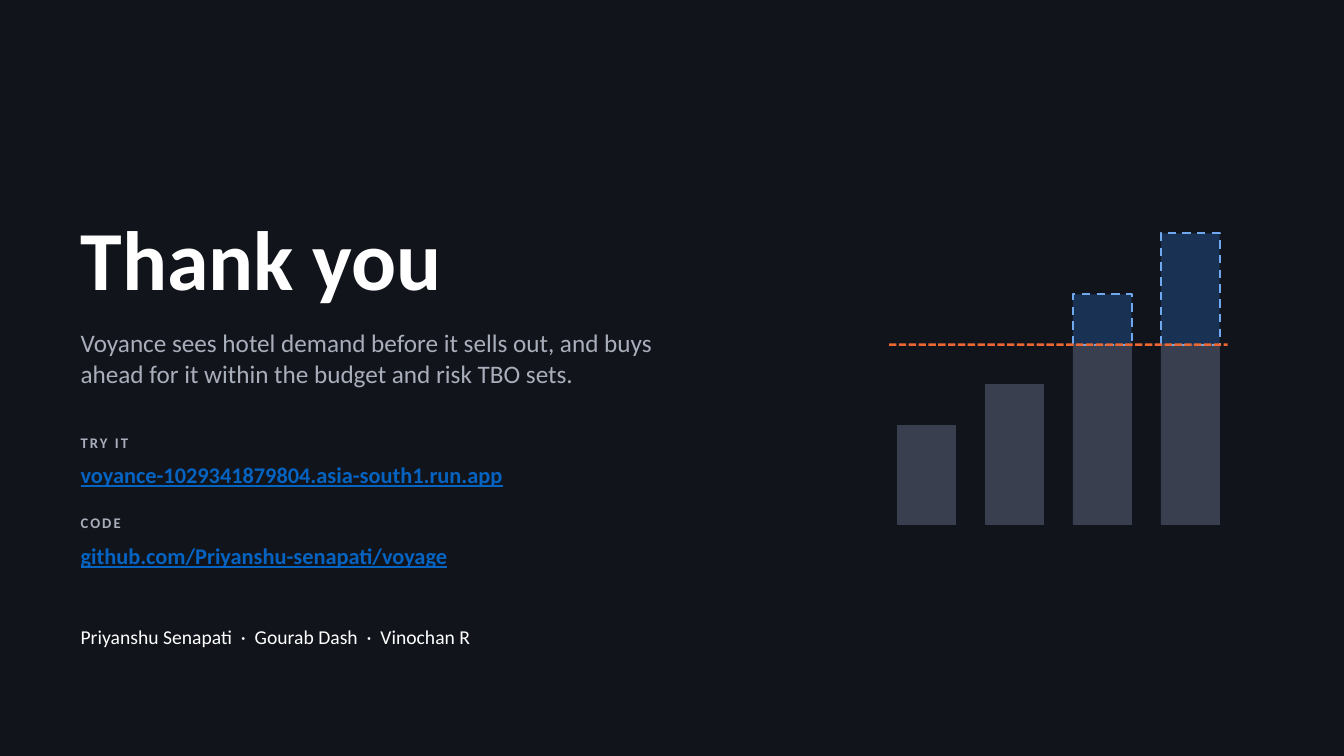
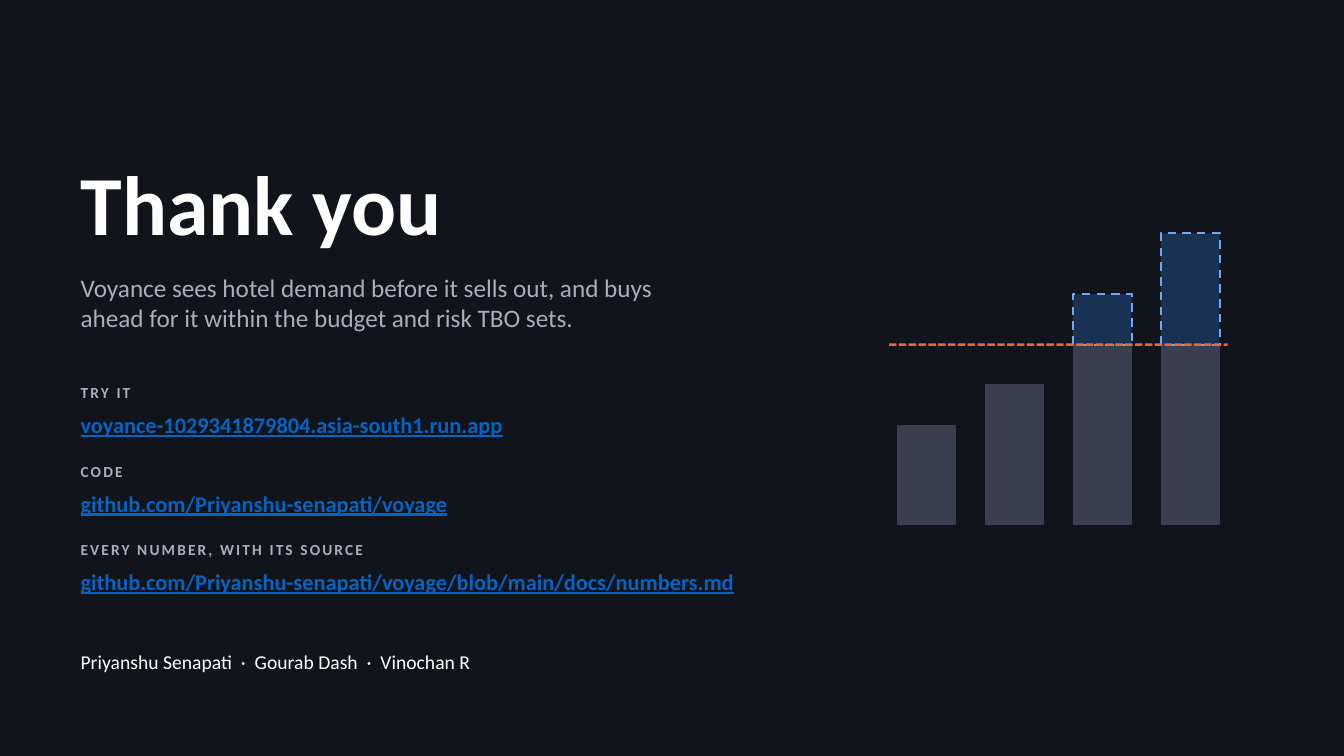
Before and after one commit to Priyanshu-senapati/voyage, a slide deck: slide 4 of deck/voyance_round1.pptx. Drawn at 1344x756 pixels with LibreOffice and Linux fonts; fonts in the diff are those of the drawing. Boxes give left, top, right and bottom in pixels: in the first picture for what was removed or moved away, otherwise in the second. Text is boxed around its words. In the diff, an @@ line names an element or a change of style, - is before the commit and + after.

Commit message:
docs(deck): declutter slides 2-3, put the demo GIF on slide 3, keep the live demo warm
Slide 2 is now the problem: the problem statement, what goes wrong today (ghost bar), why we chose it,
and what solving it is worth (Rs 4.5-6.3 cr a year per 1% of hotel sales bought ahead; 35-46% fewer
room-nights turned away on real bookings). Slide 3 is the solution: the live Buy Desk GIF, three impact
numbers (+7-13% real, +24% and +20% simulated) and a 5-step "How it works" pipeline that doubles as the
architecture. Slide 4 adds a link to docs/numbers.md, so source detail leaves the slides.

The build now reads out/proof_study.json (500 worlds, with 95% intervals) instead of the older
proof_results.csv, and the test count is 246. deploy/cloudrun.sh keeps one instance warm by default
(MIN_INSTANCES=1) so the hosted demo stops resetting after idle spells; MIN_INSTANCES=0 returns to free.

```diff
--- a/deck/voyance_round1.pptx
+++ b/deck/voyance_round1.pptx
@@ text "Thank you" moved from (x1=81, y1=231, x2=442, y2=304) to (x1=81, y1=176, x2=442, y2=249) @@
@@ text "Voyance sees hotel demand before ..." moved from (x1=81, y1=334, x2=651, y2=388) to (x1=81, y1=279, x2=651, y2=332) @@
@@ text "TRY IT" moved from (x1=81, y1=438, x2=128, y2=448) to (x1=81, y1=388, x2=131, y2=398) @@
@@ text "TRY IT" at (x1=81, y1=388, x2=131, y2=398): size 10.5 to 11 pt @@
@@ text "voyance-1029341879804.asia-south1.run.app" moved from (x1=81, y1=467, x2=503, y2=487) to (x1=81, y1=417, x2=503, y2=437) @@
@@ text "CODE" at (x1=81, y1=467, x2=123, y2=477): size 10.5 to 11 pt @@
@@ text "CODE" moved from (x1=81, y1=518, x2=121, y2=528) to (x1=81, y1=467, x2=123, y2=477) @@
@@ text "github.com/Priyanshu-senapati/voyage" moved from (x1=81, y1=548, x2=448, y2=568) to (x1=81, y1=496, x2=448, y2=516) @@
@@ text added at (x1=81, y1=545, x2=363, y2=557), 11 pt, text #A9AEBB, bold @@
+EVERY NUMBER, WITH ITS SOURCE
@@ text added at (x1=81, y1=574, x2=734, y2=594), 16 pt, text #0563C1, bold, underline @@
+github.com/Priyanshu-senapati/voyage/blob/main/docs/numbers.md
@@ text "Priyanshu Senapati · Gourab Dash ..." moved from (x1=81, y1=630, x2=470, y2=647) to (x1=81, y1=655, x2=470, y2=672) @@
```
Also in this commit, not shown: 2 other slides changed, 1 slide added, 1 slide removed, 10 other files.
